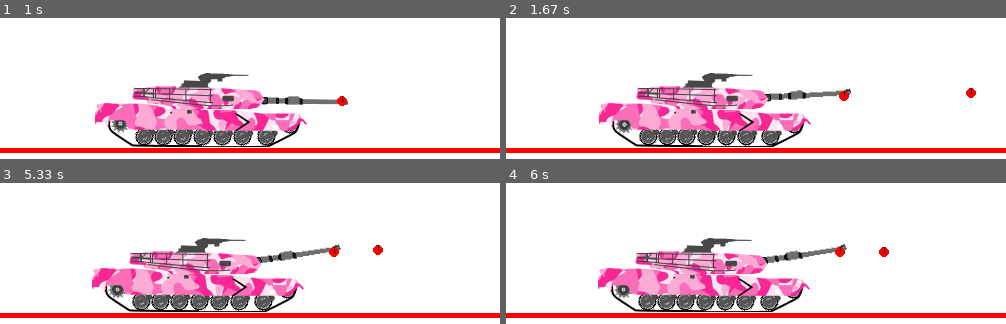
Above: before the commit, frames 1-4 (two rows, left to right).
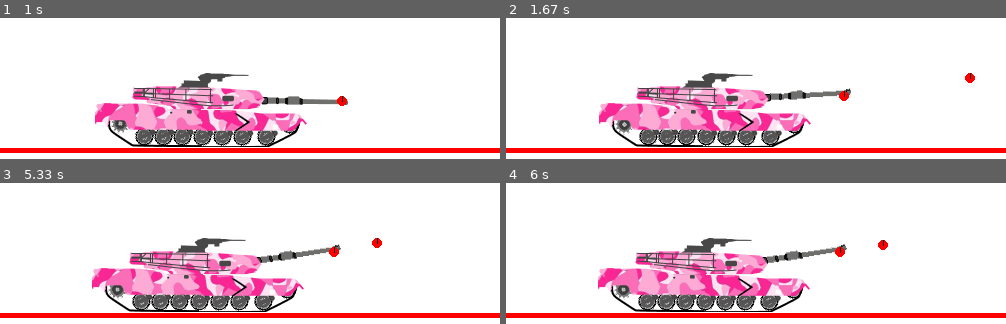
Above: after the commit, the same moments.

Repository: semboko/pygame_sandbox_luka
Game: pygame game, started from main.py
Same seed, same stepped clock (60 frames per second), same inputs: the game is played once before the commit and once after it.
Inputs:
- Up to frame 1 (1 s): tap Space at 0.33, 0.73 s; hold Up from 0.67 s (still down)
- Up to frame 2 (1.67 s): tap Space at 1.03, 1.23, 1.57 s; release Up at 1.13 s; hold Down 1.17-1.47 s; hold Up from 1.5 s (still down)
- Up to frame 3 (5.33 s): release Up at 1.87 s; hold Down 1.9-2.27 s; tap Space at 1.97, 2.37, 2.7, 3.03, 3.43, 3.83, 4.17, 4.5, 4.9, 5.3 s; hold Up 2.3-2.6 s; hold Down 2.63-2.93 s; hold Up 2.97-3.33 s; hold Down 3.37-3.73 s; hold Up 3.77-4.07 s; hold Down 4.1-4.4 s; hold Up 4.43-4.8 s; hold Down 4.83-5.2 s; hold Up from 5.23 s (still down)
- Up to frame 4 (6 s): release Up at 5.53 s; hold Down 5.57-5.87 s; tap Space at 5.63, 5.97 s; hold Up from 5.9 s (still down)

Frame 1 is identical in both runs. In frame 2, 0.2% of the frame differs, in the area x 91-94%, y 39-57%; in frame 3, 0.2%; in frame 4, 0.2%.

Commit message:
Added fire

Diff:
--- a/components/tank.py
+++ b/components/tank.py
@@ -3,7 +3,7 @@
 from components.ball import Ball
 from utils import convert
 from typing import List, Tuple
-from math import degrees
+from math import degrees, sin, cos
 
 
 class PolyComponent:
@@ -267,11 +267,20 @@
 
         max_force = 10 ** 5
 
-        impulse_x = max_force
-        impulse_y = 0
+        r = self.ammo.shape.radius
+
+        impulse = Vec2d(
+            cos(angle) * max_force,
+            sin(angle) * max_force,
+        )
+
+        point = -1 * Vec2d(
+            cos(angle) * r,
+            sin(angle) * r,
+        )
 
         print(degrees(angle))
-        self.ammo.body.apply_impulse_at_local_point((impulse_x, impulse_y), (-5, 0))
+        self.ammo.body.apply_impulse_at_local_point(impulse, point)
         old_ammo = self.ammo
         self.ammo, self.ammo_joint = self.create_ammo(self.space)
         return old_ammo
